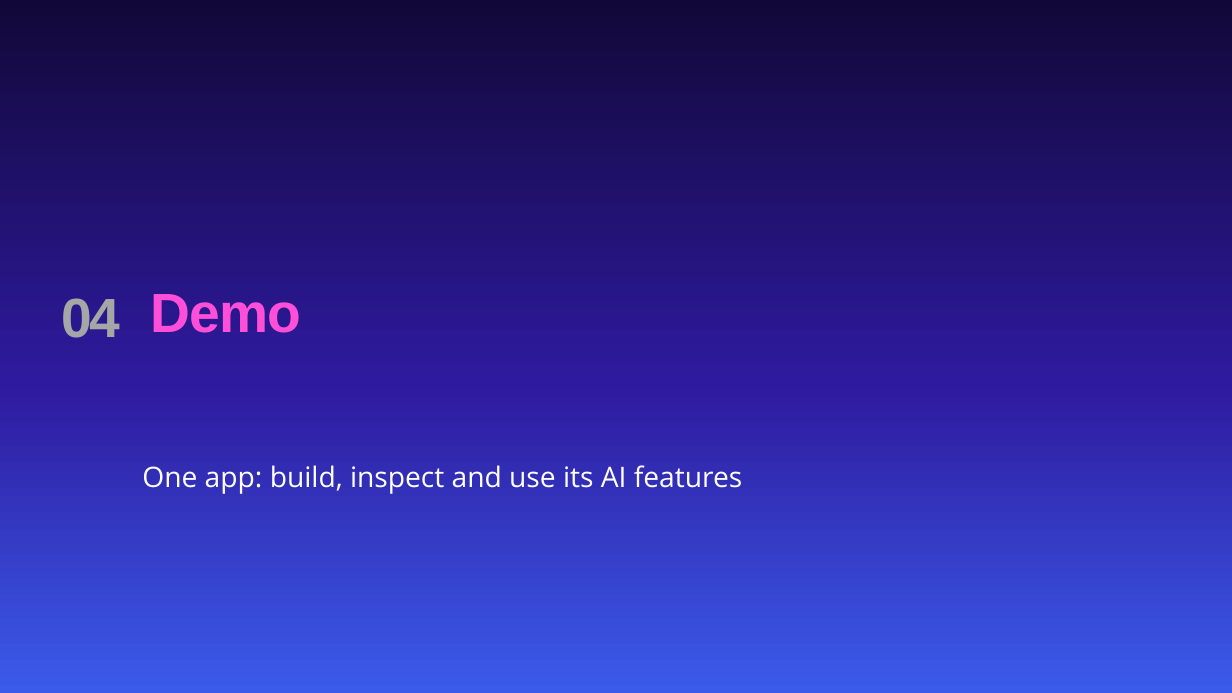
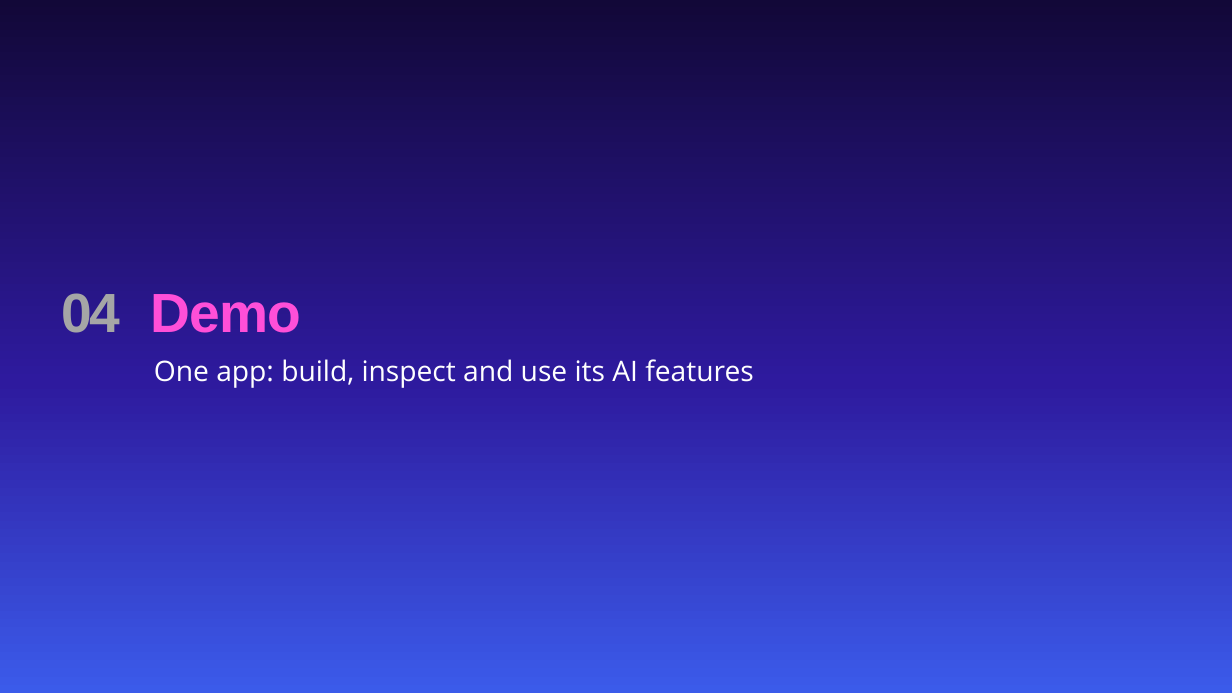
Before and after one commit to mattleibow/dotnetconf2026, a slide deck: slide 37 of slides.pptx. Drawn at 1232x693 pixels with LibreOffice and Linux fonts; fonts in the diff are those of the drawing; background and template pictures are left out. Boxes give left, top, right and bottom in pixels: in the first picture for what was removed or moved away, otherwise in the second. Text is boxed around its words. In the diff, an @@ line names an element or a change of style, - is before the commit and + after.

```diff
--- a/slides.pptx
+++ b/slides.pptx
@@ text "04": place and size @@
-text "04" at [62, 298, 121, 338]
+text "04" at [62, 293, 121, 333]
@@ text "One app: build, inspect and ...": place and size @@
-text "One app: build, inspect and ..." at [142, 465, 742, 494]
+text "One app: build, inspect and ..." at [154, 359, 753, 388]
```
Also in this commit, not shown: 3 other slides changed, 2 slides added.
